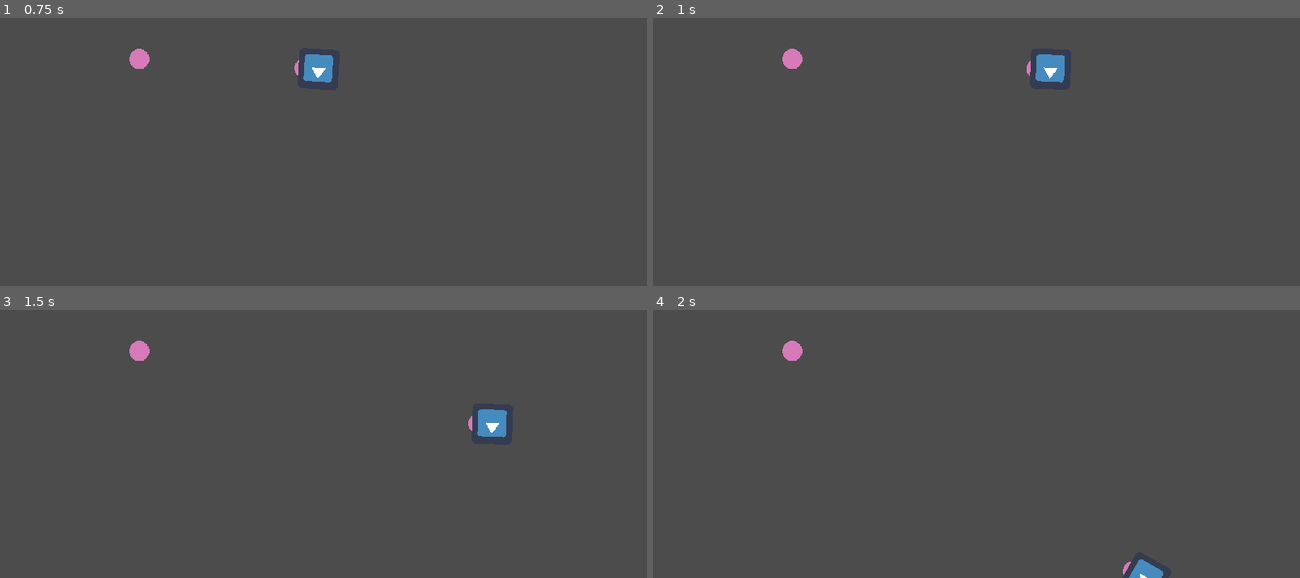
Above: before the commit, frames 1-4 (two rows, left to right).
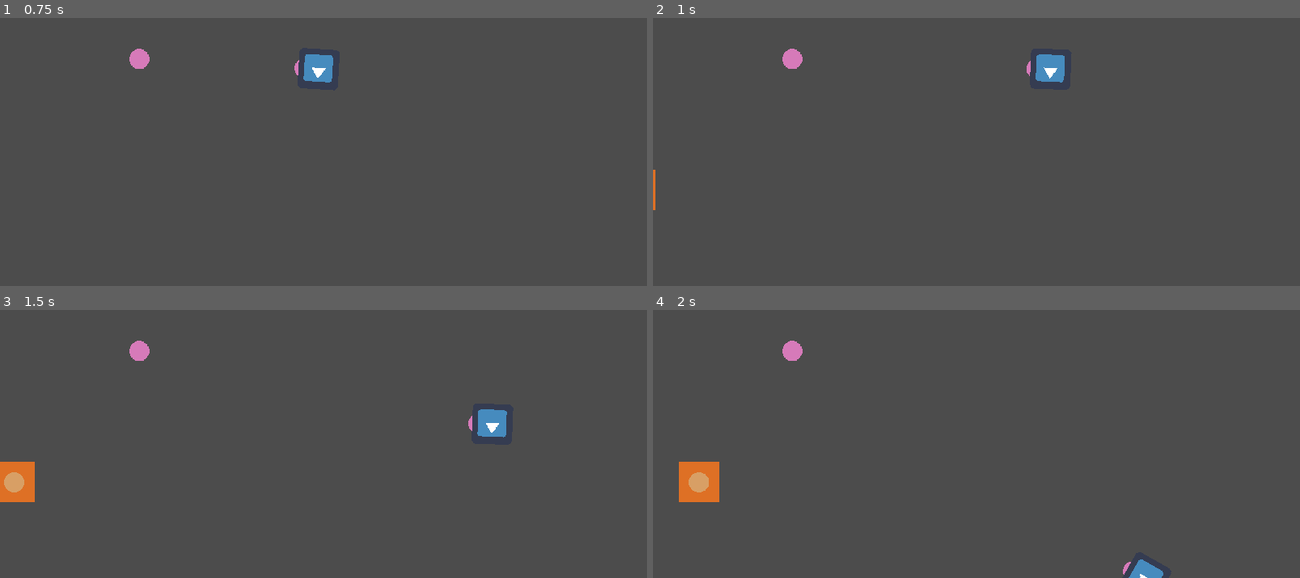
Above: after the commit, the same moments.

Repository: Riximus/JuiceJam_Laufband
Game: Godot game, scene res://main.tscn
Two runs of this game, one before a commit and one after it. Both use one fixed random seed, a clock stepped at 60 frames per second and the inputs below. The engine's default icon, where the game draws it, is replaced by a stand-in: a white triangle on a blue panel in a dark square.
Inputs (mouse positions are in pixels of both pictures, inside the frame that each line leads up to):
- Up to frame 1 (0.75 s): tap Enter at 0.5 s; move the mouse to (142, 58) at 0.52 s; hold D (right) from 0.53 s (still down); click (142, 58) at 0.67 s
- Up to frame 2 (1 s): keep holding D (right)
- Up to frame 3 (1.5 s): move the mouse to (194, 409) at 1.27 s; release D (right) at 1.28 s; hold S (down) from 1.28 s (still down); click (194, 409) at 1.42 s
- Up to frame 4 (2 s): keep holding S (down)

Frame 1 is identical in both runs. In frame 2, less than 0.1% of the frame differs, in the area x 0-1%, y 56-72%; in frame 3, 0.8%; in frame 4, 0.9%, in the area x 4-11%, y 56-72%.
Error after the commit: Attempt to call function 'connect' in base 'null instance' on a null instance. (res://Scripts/Container.gd:9)

Commit message:
some tweaks to try to fix instance problem

Diff:
--- a/ContainerPath.tscn
+++ b/ContainerPath.tscn
@@ -1,28 +1,44 @@
-[gd_scene load_steps=6 format=2]
+[gd_scene load_steps=5 format=2]
 
-[ext_resource path="res://Container.tscn" type="PackedScene" id=1]
-[ext_resource path="res://Scripts/ContainerPath.gd" type="Script" id=2]
-[ext_resource path="res://Scripts/ContainerSpawn.gd" type="Script" id=3]
+[ext_resource path="res://ContainerSpawn.tscn" type="PackedScene" id=1]
 
 [sub_resource type="Curve2D" id=1]
 _data = {
 "points": PoolVector2Array( 0, 0, 0, 0, -128, 448, 0, 0, 0, 0, 1152, 448 )
 }
 
-[sub_resource type="PackedScene" id=2]
-_bundled = {
-"conn_count": 0,
-"conns": PoolIntArray(  ),
-"editable_instances": [  ],
-"names": PoolStringArray( "ContainerSpawn", "position", "rotation", "script", "PathFollow2D", "Container" ),
-"node_count": 2,
-"node_paths": [  ],
-"nodes": PoolIntArray( -1, -1, 4, 0, -1, 3, 1, 0, 2, 1, 3, 2, 0, 0, 0, 2147483647, 5, 3, 0, 0 ),
-"variants": [ Vector2( -128, 448 ), 7.74006e-06, ExtResource( 3 ), ExtResource( 1 ) ],
-"version": 2
-}
+[sub_resource type="GDScript" id=2]
+script/source = "extends Path2D
+
+export (PackedScene) var container_spawn_scene
+
+func _unhandled_input(event):
+	#print(\"click\")
+	if event is InputEventMouseButton and event.button_index == BUTTON_RIGHT and event.pressed == true:
+		var container_spawn_instance = container_spawn_scene.instance() # object gets instantiated
+		add_child(container_spawn_instance)
+		print(\"container created\")
+		print(print_tree_pretty())
+"
+
+[sub_resource type="GDScript" id=3]
+script/source = "extends PathFollow2D
+
+#export (PackedScene) var container_scene
+
+export var speed : float = 100
+
+func _physics_process(delta):
+	move(delta)
+
+func move(delta):
+	set_offset(get_offset() + speed * delta)
+"
 
 [node name="ContainerPath" type="Path2D"]
 curve = SubResource( 1 )
-script = ExtResource( 2 )
-container_spawn_scene = SubResource( 2 )
+script = SubResource( 2 )
+container_spawn_scene = ExtResource( 1 )
+
+[node name="ContainerSpawn" parent="." instance=ExtResource( 1 )]
+script = SubResource( 3 )
--- a/ContainerSpawn.tscn
+++ b/ContainerSpawn.tscn
@@ -1,11 +1,24 @@
 [gd_scene load_steps=3 format=2]
 
 [ext_resource path="res://Container.tscn" type="PackedScene" id=1]
-[ext_resource path="res://Scripts/ContainerSpawn.gd" type="Script" id=2]
+
+[sub_resource type="GDScript" id=1]
+script/source = "extends PathFollow2D
+
+#export (PackedScene) var container_scene
+
+export var speed : float = 100
+
+func _physics_process(delta):
+	move(delta)
+
+func move(delta):
+	set_offset(get_offset() + speed * delta)
+"
 
 [node name="ContainerSpawn" type="PathFollow2D"]
 position = Vector2( -128, 448 )
 rotation = 7.74006e-06
-script = ExtResource( 2 )
+script = SubResource( 1 )
 
 [node name="Container" parent="." instance=ExtResource( 1 )]
--- a/Player.tscn
+++ b/Player.tscn
@@ -1,8 +1,9 @@
-[gd_scene load_steps=7 format=2]
+[gd_scene load_steps=8 format=2]
 
 [ext_resource path="res://icon.png" type="Texture" id=1]
 [ext_resource path="res://Scripts/Player_v1.gd" type="Script" id=2]
 [ext_resource path="res://ball.png" type="Texture" id=3]
+[ext_resource path="res://Ball.tscn" type="PackedScene" id=4]
 
 [sub_resource type="CircleShape2D" id=1]
 radius = 31.0718
@@ -15,6 +16,7 @@
 
 [node name="Player" type="KinematicBody2D"]
 script = ExtResource( 2 )
+ball_scene = ExtResource( 4 )
 
 [node name="Sprite" type="Sprite" parent="."]
 texture = ExtResource( 1 )
--- a/Scripts/Container.gd
+++ b/Scripts/Container.gd
@@ -17,6 +17,7 @@
 	if area.name == "PickedObjectArea" and has_node("Ball"):
 		#print('area.name == "PickedObjectArea" and has_node("Ball")')
 		emit_signal("has_object", true)
+		print("Container: has ball")
 	elif area.name == "PickedObjectArea" and !has_node("Ball"):
 		emit_signal("has_object", false)
 
@@ -26,3 +27,4 @@
 
 func _on_VisibilityNotifier2D_screen_exited():
 	queue_free()
+	print("Container destroyed")
--- a/Scripts/Player_v1.gd
+++ b/Scripts/Player_v1.gd
@@ -18,6 +18,8 @@
 func _ready():
 	#connect to signals
 	get_parent().get_node("Ball").connect("picked_up", self, "_picked_up_ball")
+	get_parent().get_node("ContainerPath/ContainerSpawn/Container").connect("placing_object", self, "_placing_in_container")
+	get_parent().get_node("ContainerPath/ContainerSpawn/Container").connect("has_object", self, "_has_object")
 
 
 	screenSize = get_viewport_rect().size
@@ -26,11 +28,6 @@
 func _process(_delta: float):
 	position.x = clamp(position.x, 0, screenSize.x)
 	position.y = clamp(position.y, 0, screenSize.y)
-	if get_parent().get_node("ContainerPath").has_node("ContainerSpawn"):
-		get_parent().get_node("ContainerPath/ContainerSpawn/Container").connect("placing_object", self, "_placing_in_container")
-		get_parent().get_node("ContainerPath/ContainerSpawn/Container").connect("has_object", self, "_has_object")
-	else:
-		print("there is no container")
 
 func _physics_process(_delta: float):
 	player_move()
@@ -63,9 +60,11 @@
 	if get_node("PickedObject").has_node("Ball") and pickedObjectArea and !hasObject:
 		get_node("PickedObject/Ball").queue_free()
 		emit_signal("placed_object") # placed object signal
-		print("placed the object")
+#		print("Player: Placed Objects")
+#		print("placed the object")
 	elif get_node("PickedObject").has_node("Ball") and pickedObjectArea and hasObject:
 		print("already occupied")
+#		print("Player: Has Object")
 	elif !get_node("PickedObject").has_node("Ball") and pickedObjectArea:
 		print("has no ball to place")
 	else:
--- a/main.tscn
+++ b/main.tscn
@@ -1,18 +1,36 @@
-[gd_scene load_steps=5 format=2]
+[gd_scene load_steps=6 format=2]
 
 [ext_resource path="res://Player.tscn" type="PackedScene" id=1]
-[ext_resource path="res://ContainerSpawn.tscn" type="PackedScene" id=2]
 [ext_resource path="res://Ball.tscn" type="PackedScene" id=3]
 [ext_resource path="res://ContainerPath.tscn" type="PackedScene" id=4]
+
+[sub_resource type="Curve2D" id=1]
+_data = {
+"points": PoolVector2Array( 0, 0, 0, 0, -128, 448, 0, 0, 0, 0, 1152, 448 )
+}
+
+[sub_resource type="GDScript" id=2]
+resource_local_to_scene = true
+script/source = "extends Path2D
+
+export (PackedScene) var container_spawn_scene
+
+func _unhandled_input(event):
+	#print(\"click\")
+	if event is InputEventMouseButton and event.button_index == BUTTON_RIGHT and event.pressed == true:
+		var container_spawn_instance = container_spawn_scene.instance() # object gets instantiated
+		add_child(container_spawn_instance)
+		print(\"container created\")
+"
 
 [node name="main" type="Node2D"]
 
 [node name="Player" parent="." instance=ExtResource( 1 )]
 position = Vector2( 404.332, 255.628 )
-ball_scene = ExtResource( 3 )
 
 [node name="Ball" parent="." instance=ExtResource( 3 )]
 position = Vector2( 220.479, 239.598 )
 
 [node name="ContainerPath" parent="." instance=ExtResource( 4 )]
-container_spawn_scene = ExtResource( 2 )
+curve = SubResource( 1 )
+script = SubResource( 2 )
